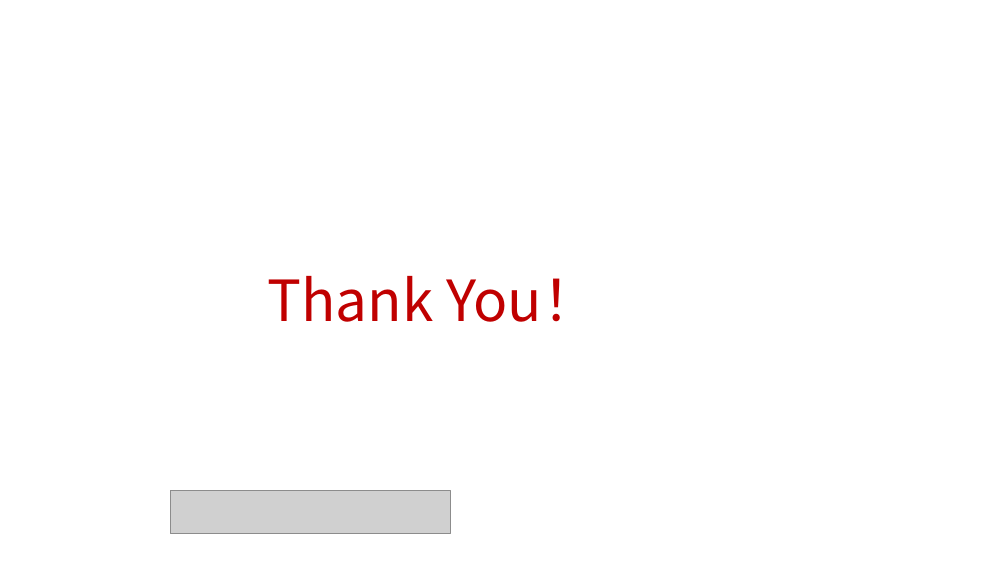
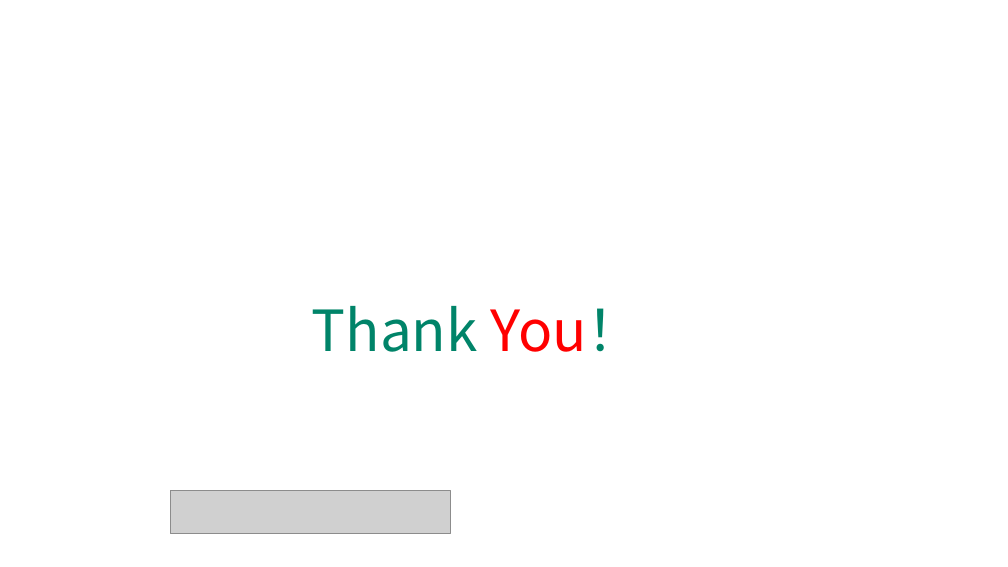
Before and after one commit to edu2act/course-javascript-advanced, a slide deck: slide 13 of 课程PPT/03.基本（原始）数据类型进阶.pptx (slide 11 before the commit). Drawn at 1008x567 pixels with LibreOffice and Linux fonts; fonts in the diff are those of the drawing; grey boxes stand for pictures; background and template pictures are left out. Boxes give left, top, right and bottom in pixels: in the first picture for what was removed or moved away, otherwise in the second. Text is boxed around its words. In the diff, an @@ line names an element or a change of style, - is before the commit and + after.

```diff
--- a/课程PPT/03.基本（原始）数据类型进阶.pptx
+++ b/课程PPT/03.基本（原始）数据类型进阶.pptx
@@ title "Thank You！": place and size @@
-title "Thank You！" at (267,276,599,322)
+title "Thank You！" at (312,306,644,352)
@@ title "Thank You！" at (312,306,644,352): text colour #C00000 to #008469 in "Thank You！"; text colour #C00000 to #FF0000 in "You！"; indent changed; less space between paragraphs @@
```
Also in this commit, not shown: 4 other slides changed, 3 slides added, 1 slide removed, 7 other files.
